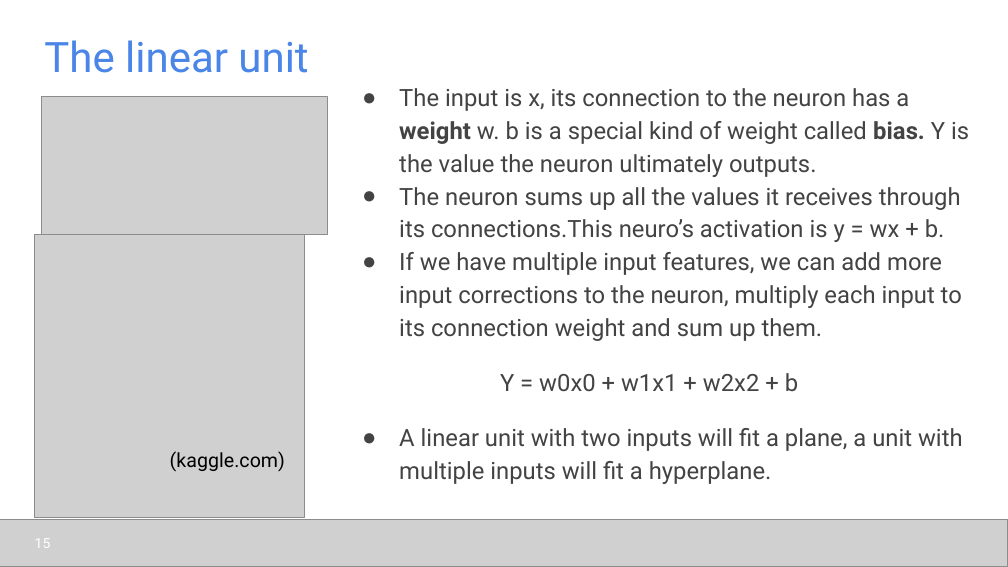
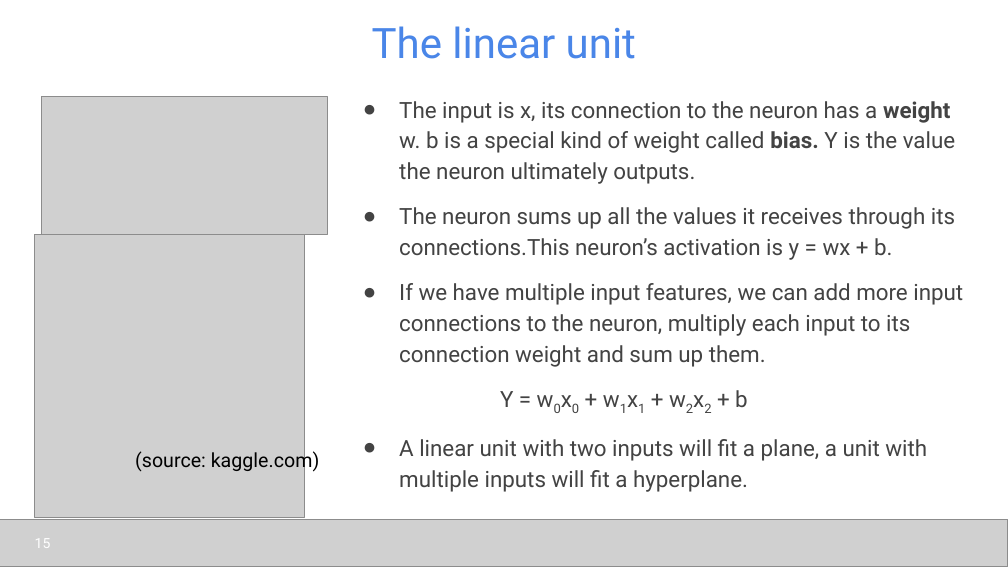
Before and after one commit to udel-cbcb/al_ml_workshop, a slide deck: slide 15 of Day_5/Lectures/Day_5_Lecture_1_Introduction_to_Deep_Learning.pptx. Drawn at 1008x567 pixels with LibreOffice and Linux fonts; fonts in the diff are those of the drawing; grey boxes stand for pictures. Boxes give left, top, right and bottom in pixels: in the first picture for what was removed or moved away, otherwise in the second. Text is boxed around its words. In the diff, an @@ line names an element or a change of style, - is before the commit and + after.

```diff
--- a/Day_5/Lectures/Day_5_Lecture_1_Introduction_to_Deep_Learning.pptx
+++ b/Day_5/Lectures/Day_5_Lecture_1_Introduction_to_Deep_Learning.pptx
@@ title "The linear unit": place and size @@
-title "The linear unit" at [44,40,308,73]
+title "The linear unit" at [372,26,636,59]
@@ title "The linear unit" at [372,26,636,59]: alignment left to centre @@
@@ text "The input is x, its ...": place and size @@
-text "The input is x, its ..." at [399,88,969,484]
+text "The input is x, its ..." at [399,101,963,492]
@@ text at [399,101,955,492]: size 17 to 16 pt in "The input is x, its connection to ...", "Y = w0x0 + w1x1 + w2x2 ...", "A linear unit with two inputs will ..."; now subscript in "w0x0 w1x1 w2x2"; indent changed; less space between paragraphs @@
@@ text at [399,207,963,367]: text changed; size 17 to 16 pt @@
-● The neuron sums up all the values it receives through its connections.This neuro’s activation is y = wx + b.
-● If we have multiple input features, we can add more input corrections to the neuron, multiply each input to its connection weight and sum up them.
+● The neuron sums up all the values it receives through its connections.This neuron’s activation is y = wx + b.
+● If we have multiple input features, we can add more input connections to the neuron, multiply each input to its connection weight and sum up them.
@@ text at [135,449,320,473]: text changed @@
-(kaggle.com)
+(source: kaggle.com)
```
Also in this commit, not shown: 25 other slides changed, 1 slide added, 3 other files.
